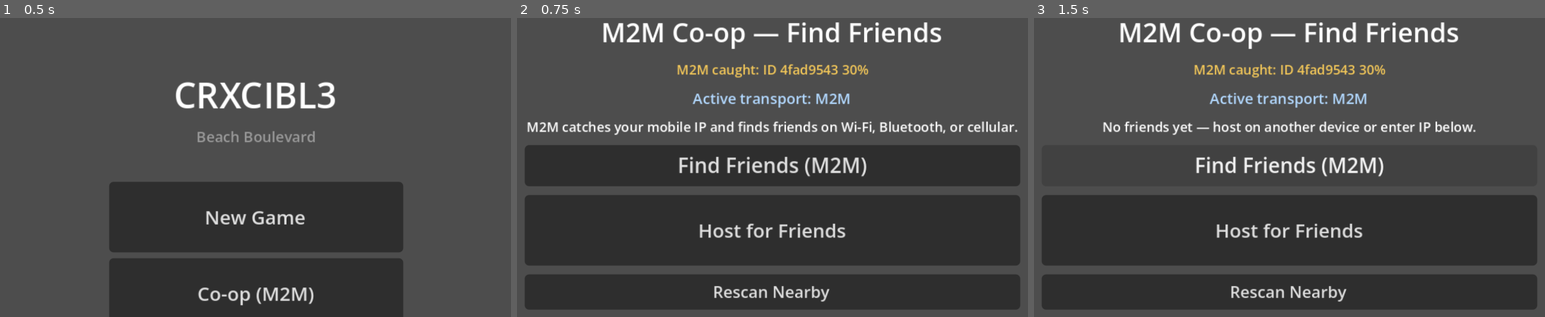
Above: before the commit, frames 1-3 (left to right).
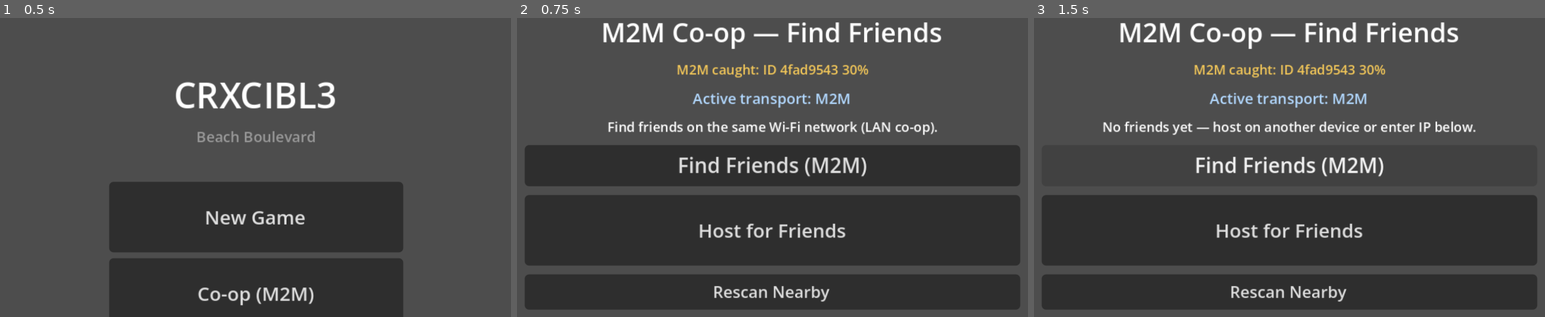
Above: after the commit, the same moments.

Repository: zowskyy/crxcibl3
Game: Godot game, scene res://scenes/MainMenu.tscn
The game is run twice, just before and just after one commit, with the same random seed, the same clock (stepped at 60 frames per second) and the same inputs.
Inputs:
- Up to frame 1 (0.5 s): no input
- Up to frame 2 (0.75 s): click "Co-op (M2M)" at 0.5 s
- Up to frame 3 (1.5 s): click "Find Friends (M2M)" at 1.25 s

Frame 1 is identical in both runs. In frame 2, 1.9% of the frame differs, in the area x 2-98%, y 34-40%; in frame 3, nothing differs.
Error before the commit: Parse Error: Identifier "NOTIFICATION_WM_ABOUT_TO_GO_BACKGROUND" not declared in the current scope. (res://autoload/AndroidPlatform.gd:87)

Commit message:
Fix startup blockers and make co-op networking match reality
Verified an audit roadmap against the actual code (some findings were
stale or already fixed) and implemented what checked out:

- AndroidPlatform.gd: drop the Godot 4.x-invalid
  NOTIFICATION_WM_ABOUT_TO_GO_BACKGROUND branch that would fail to parse;
  move the process-death snapshot save to NOTIFICATION_APPLICATION_PAUSED.
- TestRoom.tscn: correct load_steps 23 -> 24 to match actual resource count.
- M2MResilienceCore.gd: fix self_recognized signal/handler arity mismatch
  (0-arg signal, 1-arg handler) that would error at runtime.
- Disable Bluetooth co-op transport (CoopBluetooth.is_available() -> false):
  it has a real RFCOMM client connect() but no server/listener and no
  socket read/write I/O, so it can silently "connect" and move no data.
  Also drops the now-unused Bluetooth/location permissions from
  export_presets.cfg and updates lobby UI copy.
- Disable the two outbound IP-lookup HTTP calls (M2MResilienceCore.gd,
  M2MSession.gd) so co-op is LAN-only with no external network calls.
- Rewrite PRIVACY_POLICY.md and data_safety.xml to accurately describe
  LAN-only co-op instead of contradicting the actual networking code.
- Pin requirements.txt versions; add checksum verification for the three
  binaries build_test_apk.sh downloads (bumped the stale cmdline-tools
  build to one Google still publishes a checksum for).
- Align version strings (README.md, docs/PLAY_STORE.md) on 1.3.0.

Verified via godot --headless --import + ci_autoload_check.gd (all 32
autoloads resolve, no SCRIPT ERROR), check_tscn.py, and check_gd.py.

Diff:
--- a/godot/autoload/AndroidPlatform.gd
+++ b/godot/autoload/AndroidPlatform.gd
@@ -82,10 +82,9 @@
 	match what:
 		NOTIFICATION_APPLICATION_PAUSED:
 			_on_app_paused()
+			ProcessDeathSnapshot.save_snapshot()
 		NOTIFICATION_APPLICATION_RESUMED:
 			_on_app_resumed()
-		NOTIFICATION_WM_ABOUT_TO_GO_BACKGROUND:
-			ProcessDeathSnapshot.save_snapshot()
 		NOTIFICATION_WM_GO_BACK_REQUEST:
 			_handle_predictive_back()
 			get_viewport().set_input_as_handled()
--- a/godot/autoload/CoopBluetooth.gd
+++ b/godot/autoload/CoopBluetooth.gd
@@ -33,7 +33,10 @@
 		_init_adapter()
 
 func is_available() -> bool:
-	return _adapter != null and OS.get_name() == "Android"
+	# MVP: LAN-only release. Bluetooth transport has a real RFCOMM client connect()
+	# but no server/listener and no socket read/write I/O, so it cannot actually
+	# move game data. Disabled here (single choke point) until that's built.
+	return false
 
 func get_local_address() -> String:
 	if not is_available():
--- a/godot/autoload/M2MResilienceCore.gd
+++ b/godot/autoload/M2MResilienceCore.gd
@@ -15,7 +15,7 @@
 
 signal watchdog_tick(health: Dictionary)
 signal recognition_confidence_changed(score: float)
-signal self_recognized()
+signal self_recognized(recognized: bool)
 
 const REGISTRY_PATH := "user://m2m_resilience_registry.json"
 const MOBILE_IP_LOOKUP_URL := "https://api.ip" + "fy.org"
@@ -123,14 +123,9 @@
 	return M2MMachineIdentity.get_profile().get("addresses", {})
 
 func _refresh_mobile_ip() -> void:
+	# MVP: LAN-only release. No outbound call to the external IP-lookup service —
+	# only the locally cached value (if any was recorded in a prior session) is used.
 	M2MMachineIdentity.register_address("mobile", get_cached_mobile_ip())
-	if not _mobile_from_identity().is_empty() or _skip_mobile_lookup():
-		return
-	_mobile_lookup_busy = true
-	var err := _http.request(MOBILE_IP_LOOKUP_URL)
-	if err != OK:
-		_mobile_lookup_busy = false
-		_record_mobile_lookup_failure()
 
 func _skip_mobile_lookup() -> bool:
 	if _mobile_lookup_busy:
@@ -154,7 +149,7 @@
 		recognition_confidence_changed.emit(_recognition_score)
 		_prior_score = _recognition_score
 	if recognized and not _was_recognized:
-		self_recognized.emit()
+		self_recognized.emit(recognized)
 	_was_recognized = recognized
 	_self_recognized = recognized
 
--- a/godot/autoload/M2MSession.gd
+++ b/godot/autoload/M2MSession.gd
@@ -51,11 +51,17 @@
 		sig.connect(callable)
 
 func catch_mobile_ip() -> void:
+	# MVP: LAN-only release. No outbound call to IPIFY_URL — only an already-known
+	# or previously cached mobile IP (if any) is used; otherwise this is a no-op.
 	if not mobile_ip.is_empty():
 		_register_local_addresses()
 		mobile_ip_caught.emit(mobile_ip)
 		return
-	_http.request(IPIFY_URL)
+	var cached := M2MResilienceCore.get_cached_mobile_ip()
+	if not cached.is_empty():
+		mobile_ip = cached
+		_register_local_addresses()
+		mobile_ip_caught.emit(mobile_ip)
 
 func start_m2m_watch() -> void:
 	if _watching:
--- a/godot/scenes/CoopLobbyScene.gd
+++ b/godot/scenes/CoopLobbyScene.gd
@@ -44,7 +44,7 @@
 	_ensure_connected(M2MResilienceCore.recognition_confidence_changed, _on_recognition_confidence_changed)
 	back_button.custom_minimum_size = Vector2(200, 48)
 	host_button.custom_minimum_size = Vector2(200, 48)
-	status_label.text = "M2M catches your mobile IP and finds friends on Wi-Fi, Bluetooth, or cellular."
+	status_label.text = "Find friends on the same Wi-Fi network (LAN co-op)."
 	_refresh_ip_banner()
 	_refresh_machine_identity()
 
@@ -61,7 +61,7 @@
 	_on_back_pressed()
 
 func _on_host_pressed() -> void:
-	status_label.text = "Hosting — catching mobile IP for M2M mesh..."
+	status_label.text = "Hosting on local Wi-Fi network..."
 	var err := CoopNetwork.host_session("Player")
 	if err != OK:
 		status_label.text = "Host failed (%s)." % err
@@ -69,7 +69,7 @@
 	status_label.text = "Session live. Share M2M codes or wait for friends to Find You."
 
 func _on_find_friends_pressed() -> void:
-	status_label.text = "M2M scan — Wi-Fi, Bluetooth, mobile IP mesh..."
+	status_label.text = "Scanning local Wi-Fi network..."
 	M2MSession.catch_mobile_ip()
 	M2MSession.start_m2m_watch()
 	var sessions := await CoopNetwork.scan_nearby()
Not shown, changed: godot/android/build/res/xml/data_safety.xml
Not shown, changed: godot/export_presets.cfg
Not shown: 1 places in godot/scenes/TestRoom.tscn that only renumber resources
Not shown, changed: .cursor/rules/debug-godot-android.mdc
Not shown, changed: README.md
Not shown, changed: docs/PLAY_STORE.md
Not shown, changed: docs/PRIVACY_POLICY.md
Not shown, changed: requirements.txt
Not shown, changed: scripts/build_test_apk.sh
